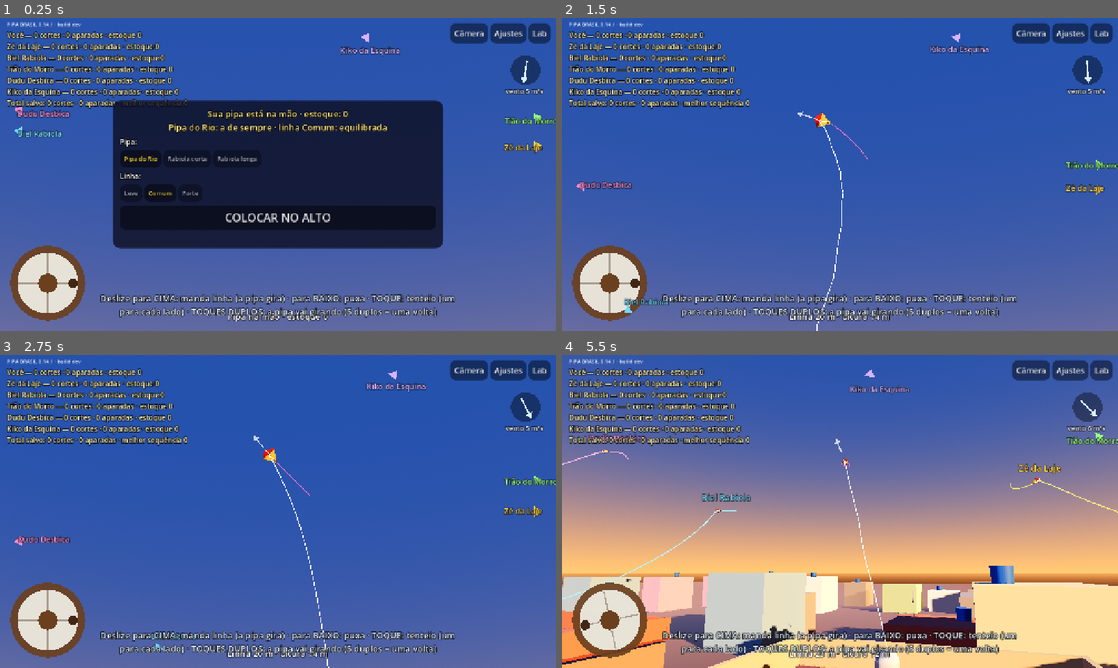
Above: before the commit, frames 1-4 (two rows, left to right).
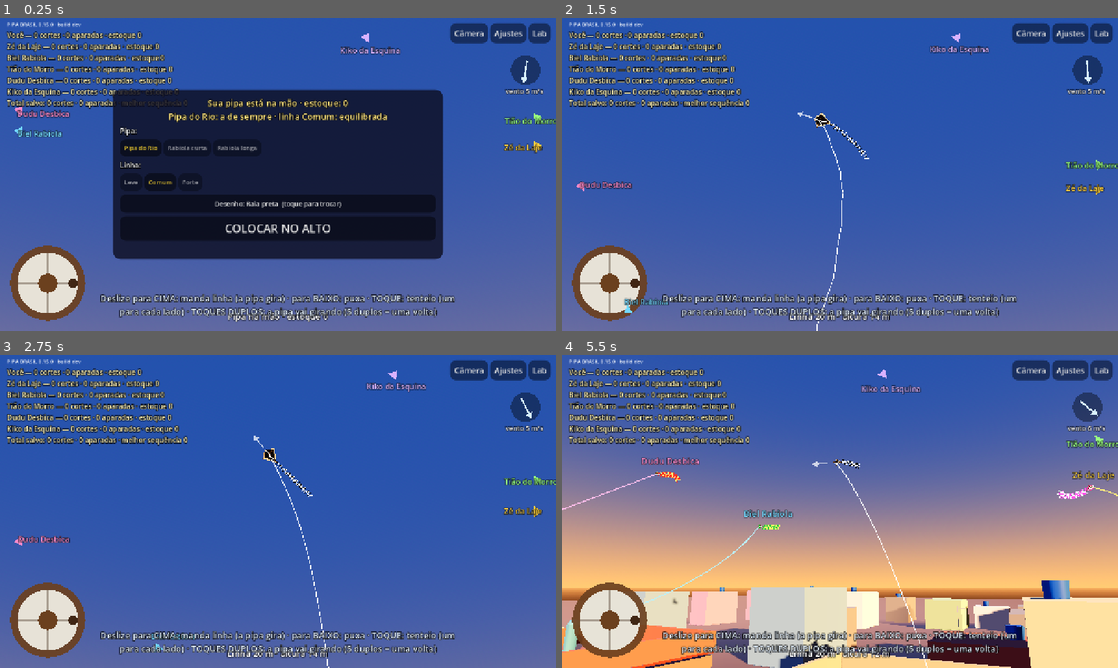
Above: after the commit, the same moments.

Repository: lucaskaeller201-ui/Pipa-Brasil
Game: Godot game, scene res://scenes/main/main.tscn
The game is run twice, just before and just after one commit, with the same random seed, the same clock (stepped at 60 frames per second) and the same inputs.
Inputs (mouse positions are in pixels of both pictures, inside the frame that each line leads up to):
- Up to frame 1 (0.25 s): no input
- Up to frame 2 (1.5 s): click "COLOCAR NO ALTO" at 0.5 s; tap Enter at 1.25 s; move the mouse to (962, 158) at 1.27 s; hold Right from 1.28 s (still down); tap Z at 1.35 s; click (962, 158) at 1.42 s
- Up to frame 3 (2.75 s): tap Space at 1.52 s; release Right at 2 s; drag from (166, 527) to (250, 574) at 2.02 s
- Up to frame 4 (5.5 s): click "Câmera" at 2.75 s; move the mouse to (895, 442) at 3.52 s; hold Right 3.53-4.25 s; tap Q at 3.6 s; drag from (812, 574) to (673, 464) at 4.27 s; move the mouse to (1006, 558) at 5.02 s; hold A from 5.03 s (still down); tap Z at 5.1 s; tap Space at 5.27 s

The runs differ from the first frame. In frame 1, 12% of the frame differs, in the area x 8-80%, y 1-78%; in frame 2, 0.2%; in frame 3, 0.2%; in frame 4, 29%, in the area x 0-100%, y 1-100%.

Commit message:
0.15.0: desenhos de pipa (raias e peixinhos) e rabiola de fitinhas (D-043)
Co-Authored-By: Claude Opus 5.5 <noreply@anthropic.com>
Claude-Session: https://claude.ai/code/session_01VcBVPpGPHbKMkWY2F5CwiY

Diff:
--- a/game/match/livre.gd
+++ b/game/match/livre.gd
@@ -17,6 +17,7 @@
 const Ambiente := preload("res://game/world/ambiente.gd")
 const Bairro := preload("res://game/world/bairro.gd")
 const KiteView := preload("res://game/views/kite_view.gd")
+const Estilos := preload("res://game/views/estilos_pipa.gd")
 const LinesView := preload("res://game/views/lines_view.gd")
 
 ## Ajustes finos (também na tela, no botão "Ajustes"):
@@ -48,6 +49,7 @@
 var _camera: Camera3D
 var _linhas: MeshInstance3D
 var _vistas := {}               # Flyer -> KiteView
+var _estilo_de := {}            # Flyer -> estilo (desenho e fitinhas)
 var _corpos: Array = []         # boneco de cada participante
 
 # gestos
@@ -84,6 +86,7 @@
 var _painel_mao: PanelContainer     # escolher pipa e linha e colocar no alto (D-037)
 var _botoes_pipa: Array = []
 var _botoes_linha: Array = []
+var _botao_desenho: Button
 var _rotulo_mao: Label
 var _estatisticas := {"cortes": 0, "aparadas": 0, "perdidas": 0, "melhor_sequencia": 0}
 
@@ -180,7 +183,10 @@
 		if fl.trailing_line != null:
 			_linhas.call("desenhar_cadeia", fl.trailing_line.pos, cor, 0.0012)
 		if fl.tail != null:
-			_linhas.call("desenhar_cadeia", fl.tail.pos, Color(1.0, 0.30, 0.60) if fl.tag <= 0 else cor.darkened(0.1), 0.02)
+			# Rabiola: o barbante fininho e as fitinhas coloridas (D-043).
+			var estilo: Dictionary = _estilo_de.get(fl, Estilos.ESTILOS[0])
+			_linhas.call("desenhar_cadeia", fl.tail.pos, Color(0.9, 0.9, 0.9), 0.003)
+			_linhas.call("desenhar_fitinhas", fl.tail.pos, estilo["fitas"], Time.get_ticks_msec() / 1000.0)
 	var eu := modo.you()
 	_tratar_acontecimentos()
 	var agora_real := Time.get_ticks_msec() / 1000.0
@@ -204,13 +210,16 @@
 		if not _vistas.has(fl):
 			var v: Node3D = KiteView.new()
 			add_child(v)
-			v.call("construir", fl.kite.definition)
+			var estilo: Dictionary = Estilos.ESTILOS[int(modo.players[fl.tag].get("style", 0))] if fl.tag >= 0 else Estilos.ESTILOS[0]
+			_estilo_de[fl] = estilo
+			v.call("construir", fl.kite.definition, estilo)
 			_vistas[fl] = v
 		(_vistas[fl] as Node3D).call("atualizar", fl.kite)
 	for fl in _vistas.keys():
 		if not vivos.has(fl):
 			(_vistas[fl] as Node).queue_free()
 			_vistas.erase(fl)
+			_estilo_de.erase(fl)
 
 
 # ---------------- câmera ----------------
@@ -731,8 +740,8 @@
 	_painel_mao.set_anchors_preset(Control.PRESET_CENTER)
 	_painel_mao.offset_left = -380.0
 	_painel_mao.offset_right = 380.0
-	_painel_mao.offset_top = -170.0
-	_painel_mao.offset_bottom = 170.0
+	_painel_mao.offset_top = -195.0
+	_painel_mao.offset_bottom = 195.0
 	var fundo := StyleBoxFlat.new()
 	fundo.bg_color = Color(0.05, 0.05, 0.12, 0.8)
 	fundo.set_corner_radius_all(18)
@@ -760,6 +769,9 @@
 		b.add_theme_font_size_override("font_size", 14)
 		b.pressed.connect(_escolher_linha.bind(k))
 		_botoes_linha.append(b)
+	_botao_desenho = _botao(caixa, "")
+	_botao_desenho.add_theme_font_size_override("font_size", 15)
+	_botao_desenho.pressed.connect(_trocar_desenho)
 	var subir := _botao(caixa, "COLOCAR NO ALTO")
 	subir.name = "ColocarNoAlto"
 	subir.add_theme_font_size_override("font_size", 26)
@@ -771,6 +783,10 @@
 	modo.you_kite = k
 
 
+func _trocar_desenho() -> void:
+	modo.you_style = (modo.you_style + 1) % Estilos.ESTILOS.size()
+
+
 func _escolher_linha(k: int) -> void:
 	modo.you_line = k
 
@@ -780,6 +796,7 @@
 		FreeMode.PIPAS[modo.you_kite], FreeMode.PIPAS_INFO[modo.you_kite], FreeMode.LINHAS[modo.you_line], FreeMode.LINHAS_INFO[modo.you_line]]
 	for k in _botoes_pipa.size():
 		(_botoes_pipa[k] as Button).modulate = Color(1.0, 0.85, 0.2) if k == modo.you_kite else Color(1, 1, 1, 0.7)
+	_botao_desenho.text = "Desenho: %s  (toque para trocar)" % String(Estilos.ESTILOS[modo.you_style]["nome"])
 	for k in _botoes_linha.size():
 		(_botoes_linha[k] as Button).modulate = Color(1.0, 0.85, 0.2) if k == modo.you_line else Color(1, 1, 1, 0.7)
 
--- a/game/modes/free_mode.gd
+++ b/game/modes/free_mode.gd
@@ -44,6 +44,7 @@
 var _coices_vistos := 0
 var you_kite := 0
 var you_line := 1
+var you_style := 0     ## desenho da sua pipa (estilos_pipa.gd)
 var _you_bot := false
 ## Jeitos de jogar dos bots (Prompt 2 do Lucas): "alto" fica lá em cima
 ## esperando; "cacador" vai atrás da sua pipa; "fujao" foge do relô dando
@@ -71,6 +72,7 @@
 			"base": (Bairro.LAJES[i] as Vector3) + Vector3(0.0, Bairro.ALTURA_LAJE, 0.0),
 			"flyer": null, "bot": null, "cuts": 0, "catches": 0, "losses": 0, "respawn": -1.0, "stock": 0,
 			"streak": 0, "profile": "jogador" if i == 0 else String(PERFIS[(i - 1) % PERFIS.size()]),
+			"style": 0 if i == 0 else 1 + (i - 1 + seed_) % 7,
 		}
 		if i > 0 or you_bot:
 			var niveis := [BotDifficulty.Level.NORMAL, BotDifficulty.Level.DIFICIL, BotDifficulty.Level.FACIL]
@@ -250,6 +252,7 @@
 	if line_kind >= 0:
 		you_line = clampi(line_kind, 0, LINHAS.size() - 1)
 	you_on_hand = false
+	players[0]["style"] = you_style
 	_lancar(0)
 
 
--- /dev/null
+++ b/game/views/estilos_pipa.gd
@@ -0,0 +1,72 @@
+extends RefCounted
+## Desenhos e cores das pipas (só visual; a física é a mesma). Inspirados nas
+## pipas dos vídeos do Lucas: raias e peixinhos com estampas fortes e rabiola
+## de fitinhas coloridas. D-043.
+##
+## Cada estilo: nome, forma ("raia" ou "peixinho"), padrão, cores [A, B, C] e
+## cores das fitinhas da rabiola.
+
+const ESTILOS := [
+	{"nome": "Raia preta", "forma": "raia", "padrao": "borda",
+		"cores": [Color(0.08, 0.08, 0.09), Color(0.95, 0.95, 0.95), Color(0.08, 0.08, 0.09)],
+		"fitas": [Color(0.1, 0.1, 0.1), Color(0.95, 0.95, 0.95)]},
+	{"nome": "Peixinho laranja", "forma": "peixinho", "padrao": "xadrez",
+		"cores": [Color(1.0, 0.45, 0.08), Color(0.12, 0.08, 0.06), Color(1.0, 0.45, 0.08)],
+		"fitas": [Color(1.0, 0.5, 0.1), Color(0.1, 0.1, 0.1)]},
+	{"nome": "Rosa do olho", "forma": "raia", "padrao": "olho",
+		"cores": [Color(1.0, 0.15, 0.75), Color(0.08, 0.08, 0.08), Color(1.0, 1.0, 1.0)],
+		"fitas": [Color(1.0, 0.2, 0.8), Color(1.0, 1.0, 1.0)]},
+	{"nome": "Verde e amarela", "forma": "raia", "padrao": "losango",
+		"cores": [Color(0.05, 0.6, 0.2), Color(1.0, 0.85, 0.05), Color(0.1, 0.2, 0.75)],
+		"fitas": [Color(0.1, 0.65, 0.2), Color(1.0, 0.88, 0.1)]},
+	{"nome": "Metade azul", "forma": "peixinho", "padrao": "metades",
+		"cores": [Color(0.1, 0.35, 0.95), Color(1.0, 1.0, 1.0), Color(0.1, 0.35, 0.95)],
+		"fitas": [Color(0.15, 0.4, 1.0), Color(1.0, 1.0, 1.0)]},
+	{"nome": "Vermelha cruzada", "forma": "raia", "padrao": "cruz",
+		"cores": [Color(0.9, 0.1, 0.1), Color(1.0, 0.85, 0.2), Color(0.9, 0.1, 0.1)],
+		"fitas": [Color(0.95, 0.15, 0.1), Color(1.0, 0.85, 0.2)]},
+	{"nome": "Roxa listrada", "forma": "peixinho", "padrao": "listras",
+		"cores": [Color(0.5, 0.15, 0.85), Color(0.3, 0.95, 0.95), Color(0.5, 0.15, 0.85)],
+		"fitas": [Color(0.55, 0.2, 0.9), Color(0.3, 0.95, 0.95)]},
+	{"nome": "Branca e vermelha", "forma": "raia", "padrao": "quadrantes",
+		"cores": [Color(0.97, 0.97, 0.97), Color(0.9, 0.1, 0.12), Color(0.97, 0.97, 0.97)],
+		"fitas": [Color(0.95, 0.1, 0.12), Color(1.0, 1.0, 1.0)]},
+]
+
+
+## Cor do ponto (nx, ny) da vela: nx de -1 (esquerda) a 1 (direita), ny de -1
+## (baixo) a 1 (bico); o losango é |nx| + |ny| <= 1.
+static func cor(estilo: Dictionary, nx: float, ny: float) -> Color:
+	var c: Array = estilo["cores"]
+	var a: Color = c[0]
+	var b: Color = c[1]
+	var k: Color = c[2]
+	var r := absf(nx) + absf(ny)
+	match String(estilo["padrao"]):
+		"borda":
+			return b if r > 0.82 else a
+		"xadrez":
+			var i := floori((nx + 1.0) * 3.0) + floori((ny + 1.0) * 3.0)
+			return a if i % 2 == 0 else b
+		"olho":
+			var d := Vector2(nx, ny * 0.8).length()
+			if d < 0.14:
+				return a
+			if d < 0.3:
+				return k
+			if d < 0.42:
+				return b
+			return a
+		"losango":
+			if Vector2(nx, ny).length() < 0.28:
+				return k
+			return b if r < 0.68 else a
+		"metades":
+			return a if nx < 0.0 else b
+		"cruz":
+			return b if absf(nx) < 0.12 or absf(ny) < 0.1 else a
+		"listras":
+			return a if int(floor((ny + 1.0) * 4.0)) % 2 == 0 else b
+		"quadrantes":
+			return a if (nx < 0.0) == (ny < 0.0) else b
+	return a
--- a/game/views/kite_view.gd
+++ b/game/views/kite_view.gd
@@ -2,20 +2,26 @@
 ## Desenha a pipa a partir da definição e acompanha o estado do KiteBody.
 ## Só leitura: nada aqui altera a física.
 
+const Estilos := preload("res://game/views/estilos_pipa.gd")
+
 var _cabresto: ImmediateMesh
 
 
-func construir(def: KiteDefinition) -> void:
+## `estilo` (de estilos_pipa.gd) muda só o desenho: forma e estampa (D-043).
+func construir(def: KiteDefinition, estilo := {}) -> void:
 	for filho in get_children():
 		filho.queue_free()
 
-	# Vela: triângulos de cima vermelhos, de baixo amarelos.
 	var st := SurfaceTool.new()
 	st.begin(Mesh.PRIMITIVE_TRIANGLES)
-	for i in def.triangles.size():
-		var tri := i / 3
-		st.set_color(Color(0.90, 0.18, 0.15) if tri < 2 else Color(1.0, 0.82, 0.20))
-		st.add_vertex(def.triangles[i])
+	if estilo.is_empty():
+		# Vela: triângulos de cima vermelhos, de baixo amarelos.
+		for i in def.triangles.size():
+			var tri := i / 3
+			st.set_color(Color(0.90, 0.18, 0.15) if tri < 2 else Color(1.0, 0.82, 0.20))
+			st.add_vertex(def.triangles[i])
+	else:
+		_vela_estampada(st, def, estilo)
 	st.generate_normals()
 	var vela_material := StandardMaterial3D.new()
 	vela_material.vertex_color_use_as_albedo = true
@@ -54,3 +60,43 @@
 
 func atualizar(kite: KiteBody) -> void:
 	transform = Transform3D(Basis(kite.rotation), kite.position)
+
+
+## Vela em grade (estampa por ponto) e, no peixinho, o rabo de peixe embaixo.
+func _vela_estampada(st: SurfaceTool, def: KiteDefinition, estilo: Dictionary) -> void:
+	var top := def.corners[0]
+	var bottom := def.corners[1]
+	var left := def.corners[2]
+	var right := def.corners[3]
+	var cy := left.y
+	var meia := maxf(absf(right.x), absf(left.x))
+	var n := 14
+	for i in n:
+		for j in n:
+			var s0 := float(i) / n
+			var s1 := float(i + 1) / n
+			var t0 := float(j) / n
+			var t1 := float(j + 1) / n
+			var p00 := _bilinear(left, top, right, bottom, s0, t0)
+			var p10 := _bilinear(left, top, right, bottom, s1, t0)
+			var p11 := _bilinear(left, top, right, bottom, s1, t1)
+			var p01 := _bilinear(left, top, right, bottom, s0, t1)
+			var c := (p00 + p10 + p11 + p01) * 0.25
+			var nx := c.x / meia
+			var ny := (c.y - cy) / (top.y - cy) if c.y >= cy else (c.y - cy) / (cy - bottom.y)
+			st.set_color(Estilos.cor(estilo, nx, ny))
+			for p in [p00, p10, p11, p00, p11, p01]:
+				st.add_vertex(p)
+	if String(estilo["forma"]) == "peixinho":
+		var cores: Array = estilo["cores"]
+		var h := cy - bottom.y
+		st.set_color(cores[2])
+		var b := bottom
+		for lado in [-1.0, 1.0]:
+			st.add_vertex(b)
+			st.add_vertex(b + Vector3(lado * meia * 0.45, -h * 0.45, 0.0))
+			st.add_vertex(b + Vector3(lado * meia * 0.12, -h * 0.2, 0.0))
+
+
+static func _bilinear(l: Vector3, t: Vector3, r: Vector3, b: Vector3, s: float, u: float) -> Vector3:
+	return l * ((1.0 - s) * (1.0 - u)) + t * (s * (1.0 - u)) + r * (s * u) + b * ((1.0 - s) * u)
--- a/game/views/lines_view.gd
+++ b/game/views/lines_view.gd
@@ -58,6 +58,42 @@
 	return lado.normalized() * meia
 
 
+## Rabiola de fitinhas (D-043): em cada pedaço da rabiola, fitinhas curtas
+## amarradas atravessadas, alternando as cores e balançando com o vento.
+func desenhar_fitinhas(pontos: PackedVector3Array, cores: Array, tempo: float) -> void:
+	if pontos.size() < 2 or cores.is_empty():
+		return
+	_im.surface_begin(Mesh.PRIMITIVE_TRIANGLES, _material)
+	var k := 0
+	for i in range(1, pontos.size()):
+		var a := pontos[i - 1]
+		var b := pontos[i]
+		var dir := b - a
+		if dir.length_squared() < 1e-8:
+			continue
+		dir = dir.normalized()
+		for parte in 3:
+			var p := a.lerp(b, (parte + 0.5) / 3.0)
+			var para_camera := camera_position - p
+			var lado := dir.cross(para_camera)
+			if lado.length_squared() < 1e-10:
+				continue
+			lado = lado.normalized()
+			var escala := maxf(1.0, min_width_per_meter * para_camera.length() / 0.025)
+			var comprimento := 0.07 * escala
+			var largura := 0.03 * escala
+			var ang := sin(tempo * 11.0 + k * 1.9) * 0.6
+			var eixo := lado * cos(ang) + dir * sin(ang)
+			var w := dir * (largura * 0.5)
+			_im.surface_set_color(cores[k % cores.size()])
+			var p1 := p - eixo * comprimento
+			var p2 := p + eixo * comprimento
+			for q in [p1 - w, p1 + w, p2 + w, p1 - w, p2 + w, p2 - w]:
+				_im.surface_add_vertex(q)
+			k += 1
+	_im.surface_end()
+
+
 ## Desenha várias setas (origem, vetor) numa única superfície.
 func desenhar_setas(setas: Array, cores: Array) -> void:
 	if setas.is_empty():
--- a/project.godot
+++ b/project.godot
@@ -7,7 +7,7 @@
 
 config/name="PIPA BRASIL"
 config/description="Simulador brasileiro de pipas em 3D"
-config/version="0.14.1"
+config/version="0.15.0"
 run/main_scene="res://scenes/main/main.tscn"
 config/features=PackedStringArray("4.7", "Mobile")
 config/icon="res://icon.svg"
--- /dev/null
+++ b/tests/unit/test_estilos.gd
@@ -0,0 +1,38 @@
+extends "res://tests/test_case.gd"
+## Desenhos das pipas e rabiola de fitinhas (D-043): só visual.
+
+const Estilos := preload("res://game/views/estilos_pipa.gd")
+const KiteView := preload("res://game/views/kite_view.gd")
+const LinesView := preload("res://game/views/lines_view.gd")
+
+
+func test_todos_os_desenhos_montam_a_pipa() -> void:
+	assert_true(Estilos.ESTILOS.size() >= 6, "vários desenhos")
+	for e in Estilos.ESTILOS:
+		var estilo: Dictionary = e
+		var v: Node3D = KiteView.new()
+		v.call("construir", KiteDefinition.pipa_rio(), estilo)
+		var vela: MeshInstance3D = v.get_node("Vela")
+		assert_not_null(vela, "%s tem vela" % estilo["nome"])
+		var tris := vela.mesh.surface_get_array_len(0) / 3
+		assert_true(tris >= 392, "%s: estampa em grade (%d triângulos)" % [estilo["nome"], tris])
+		# a estampa usa mais de uma cor
+		var cores := {}
+		for nx in [-0.6, -0.1, 0.1, 0.6]:
+			for ny in [-0.5, 0.0, 0.3, 0.9]:
+				cores[Estilos.cor(estilo, nx, ny * (1.0 - absf(nx)))] = true
+		assert_true(cores.size() >= 2, "%s tem estampa" % estilo["nome"])
+		v.free()
+
+
+func test_rabiola_tem_fitinhas() -> void:
+	var l: MeshInstance3D = LinesView.new()
+	l.set("camera_position", Vector3(0.0, 0.0, 30.0))
+	var pontos := PackedVector3Array()
+	for i in 11:
+		pontos.append(Vector3(0.0, -0.2 * i, 0.0))
+	l.call("desenhar_fitinhas", pontos, [Color.RED, Color.WHITE], 1.0)
+	var im: ImmediateMesh = l.mesh
+	assert_eq(im.get_surface_count(), 1)
+	assert_eq(im.surface_get_array_len(0), 10 * 3 * 6, "três fitinhas por pedaço da rabiola")
+	l.free()
Not shown, changed: export_presets.cfg
Not shown, changed: docs/changelog.md
Not shown, changed: docs/decisoes.md
Not shown, changed: docs/progresso.md
